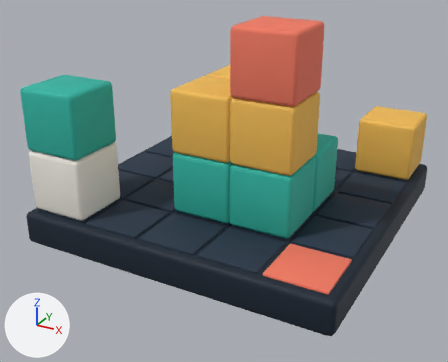
The Blender file assets_src/reference/ref_scene.blend as it was, and as the next commit left it.
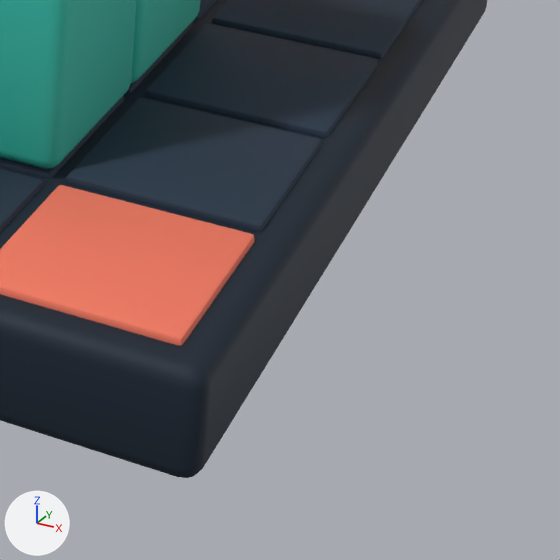
There are two pictures of each version: one whole from a 50 mm camera at (4.49, -8.89, 4.42) aimed at (-0.08, -0.57, 0.26), one close up on the part from 61% to 100% of the width and 51% to 100% of the height. The axes (+X, +Y, +Z) are drawn at lower left. The lights are the same throughout. The first two pictures are the older version.

In view in the first close-up: 'Cube_mint', 'Cube_mint.001', 'Platform_Base', 'Tile_0_0', 'Tile_0_1', 'Tile_1_0', 'Tile_1_1', 'Tile_2_0', 'Tile_3_0' and 2 more.
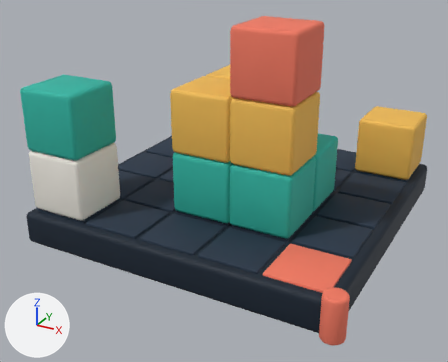
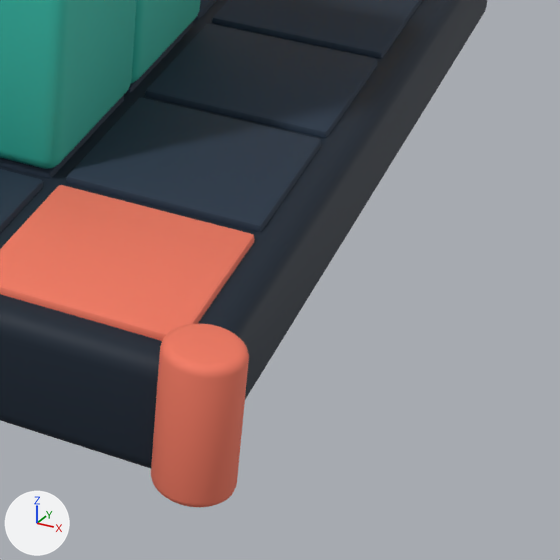
What changed in the scene script:
```text
Add me_fs_peg:
    me_fs_peg.from_pydata(...)  # 384 vertices, 338 faces; spans x -0.17..0.17, y -0.17..0.17, z -0.333..0.333
    me_fs_peg.polygons.foreach_set('use_smooth', [True] * 338)
    me_fs_peg.materials.append(mat_m_coral)  # red #f27c65
Add ob_platform_peg:
    ob_platform_peg = bpy.data.objects.new('Platform_Peg', me_fs_peg)
    ob_platform_peg.parent = ob_rig
    ob_platform_peg.location = (-2.6, -2.6, -0.233)
```

Boxes (x1, y1, x2, y2) around the edits, measured in the close-ups (560 x 560 px):
'Platform_Peg', added (red): after (151, 324, 249, 507)
